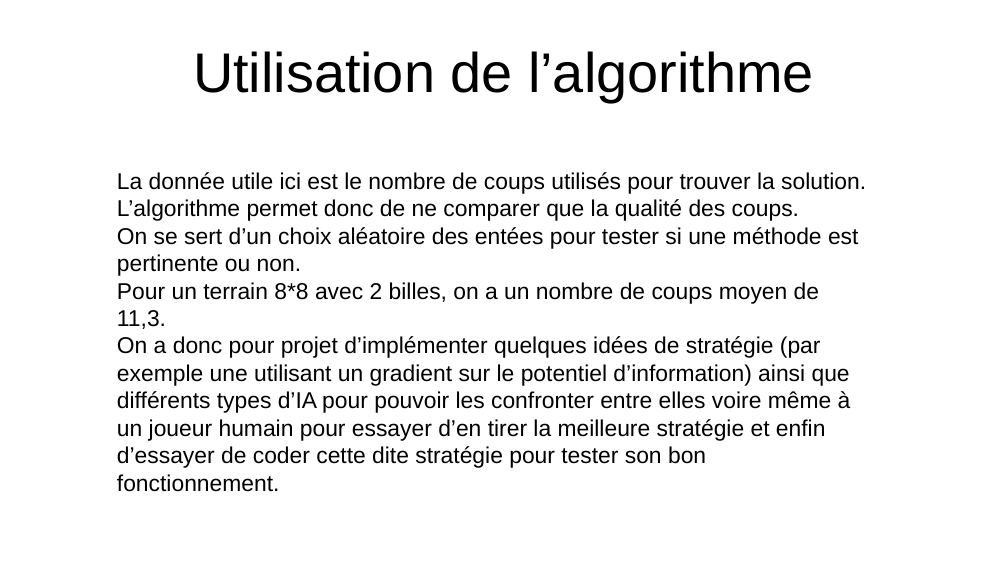
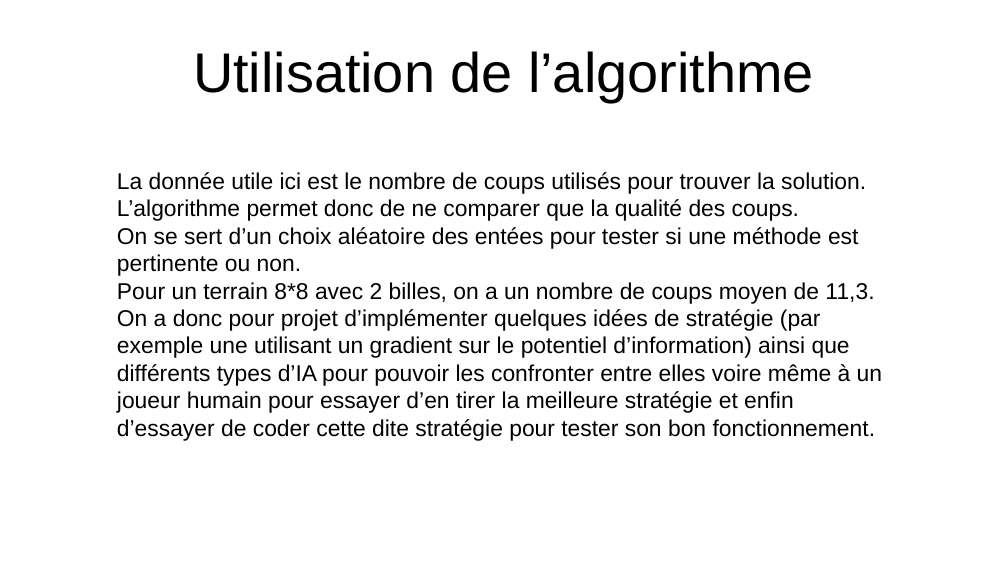
Before and after one commit to Ulysse-HAMM/TIPE, a slide deck: slide 5 of diapo TIPE fin d'année.odp. Drawn at 1008x567 pixels with LibreOffice and Linux fonts; fonts in the diff are those of the drawing. Boxes give left, top, right and bottom in pixels: in the first picture for what was removed or moved away, otherwise in the second. Text is boxed around its words. In the diff, an @@ line names an element or a change of style, - is before the commit and + after.

```diff
--- a/diapo TIPE fin d'année.odp
+++ b/diapo TIPE fin d'année.odp
@@ text "La donnée utile ici est ..." rewrapped from [117, 172, 866, 492] to [117, 172, 882, 441] @@
```
Also in this commit, not shown: 1 other slide changed, 1 slide removed.
